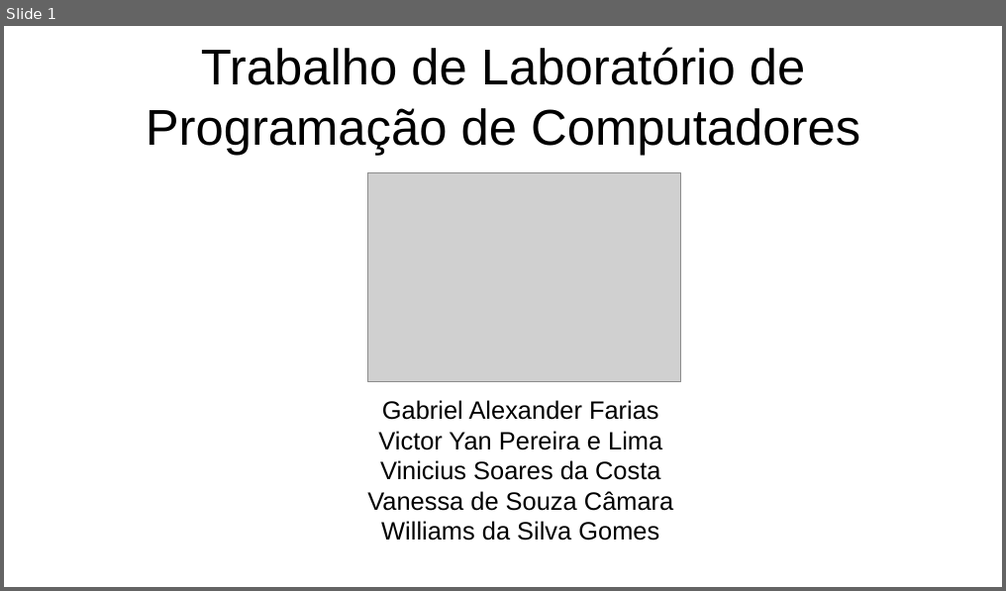
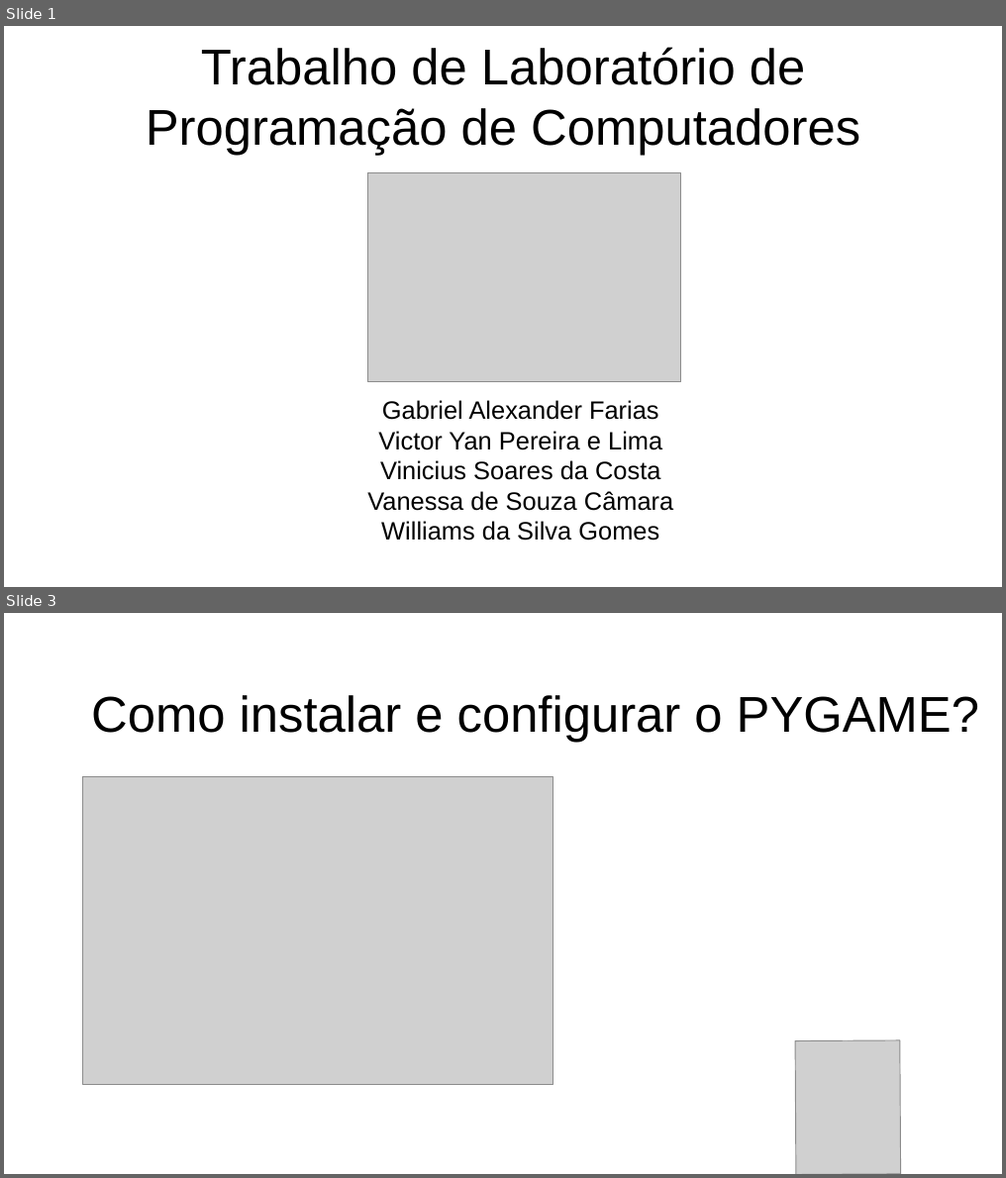
Before and after one commit to Victor7095/flappy-bird-pygame, a slide deck: slide_flappy_bird.pdf.odp. Shown one above the other, each under a label of ours: slide 1 before the commit, slides 1 and 3 after it; the slides between them are not shown. The pictures are 1006x591 and 1006x1178 pixels, drawn with LibreOffice and Linux fonts; fonts in the diff are those of the drawing; grey boxes stand for pictures. Boxes give left, top, right and bottom in pixels: in the first picture for what was removed or moved away, otherwise in the second. Text is boxed around its words. In the diff, an @@ line names an element or a change of style, - is before the commit and + after.

```diff
--- a/slide_flappy_bird.pdf.odp
+++ b/slide_flappy_bird.pdf.odp
@@ slide 3 added at [4,613,1002,1174], background #FFFFFF @@
@@ text added at [91,695,979,743], 40 pt, text #000000 @@
+Como instalar e configurar o PYGAME?
@@ picture added at [83,777,553,1085] @@
@@ picture added at [795,1041,901,1174] @@
```
Also in this commit, not shown: 1 slide changed, 5 other slides added, 1 slide removed.
